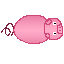
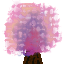
Two versions of the same layered image (64×64). Layer-by-layer changes:
added group "Tree" with 21 layers above "Pig_Dead" over left=1, top=0, right=63, bottom=64
added group "Group 4" with 9 layers in group "Tree" over left=1, top=0, right=63, bottom=64
added layer "Layer 18" in group "Group 4" over left=2, top=0, right=63, bottom=57
added layer "Brightness/Contrast 1" in group "Group 4" over left=23, top=29, right=43, bottom=64
renamed "Live" to "Pig", hid the group it (5 layers) over left=1, top=15, right=63, bottom=44
